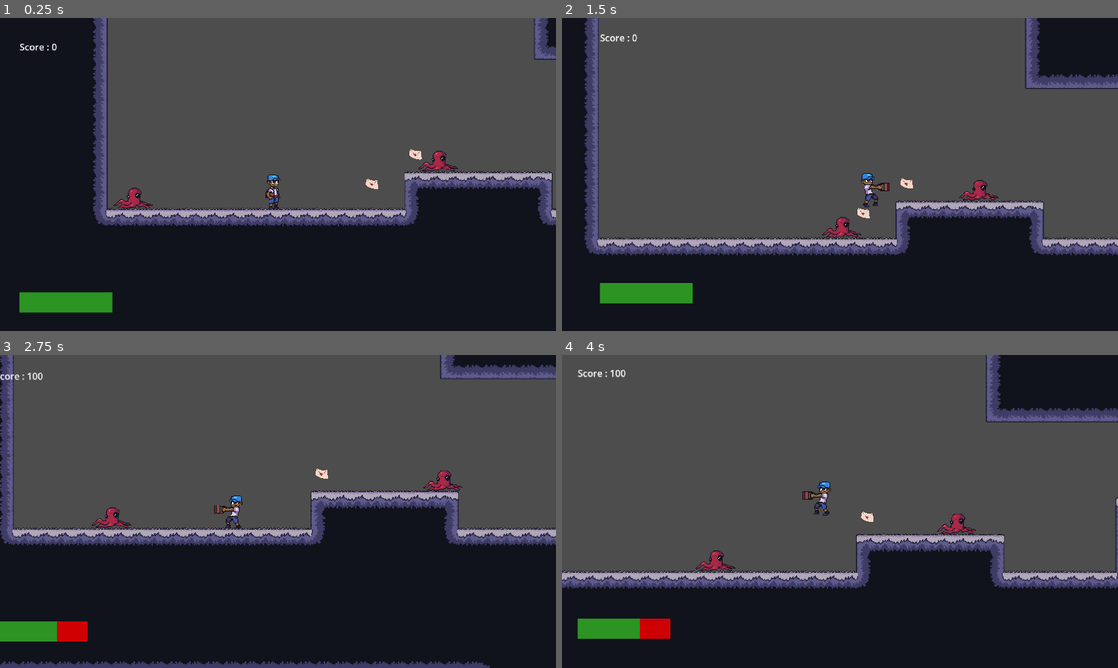
Above: before the commit, frames 1-4 (two rows, left to right).
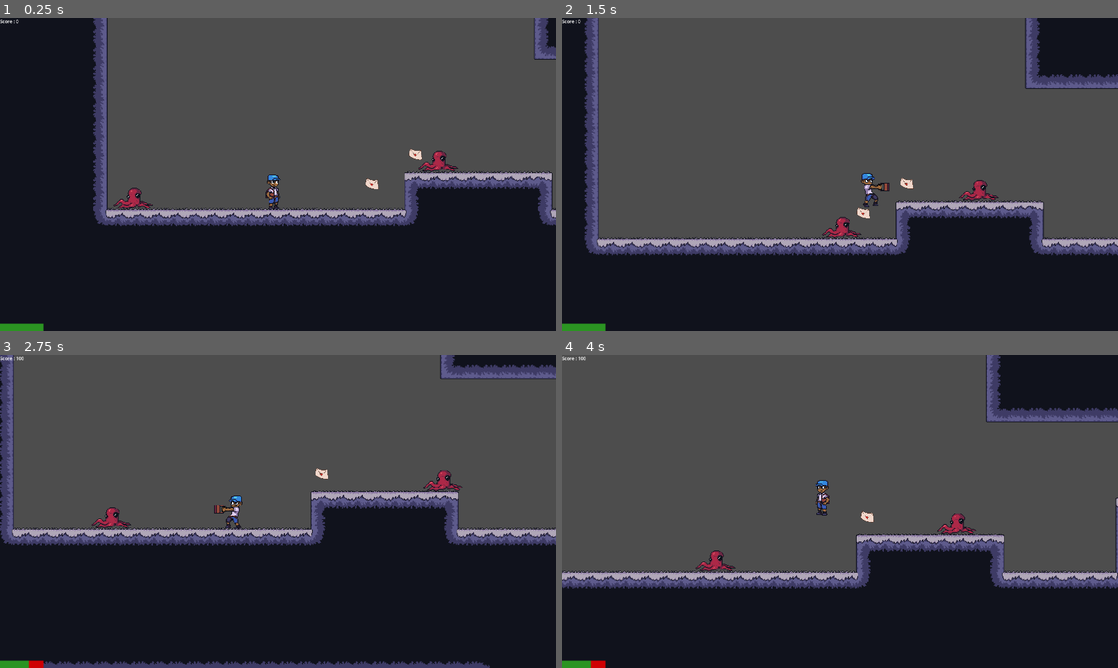
Above: after the commit, the same moments.

Repository: Loaf0/StocktonGameJam2025
Game: Godot game, scene res://Levels/TestLevel/level.tscn
Same seed, same stepped clock (60 frames per second), same inputs: the game is played once before the commit and once after it.
Inputs:
- Up to frame 1 (0.25 s): no input
- Up to frame 2 (1.5 s): hold Z (Attack) 0.53-1.28 s; hold Right (Right) from 0.53 s (still down); tap X (Jump) at 0.77 s; tap C (Run) at 1.35 s
- Up to frame 3 (2.75 s): tap X (Jump) at 1.52 s; release Right (Right) at 2.03 s; hold Left (Left) from 2.03 s (still down); hold Z (Attack) from 2.03 s (still down)
- Up to frame 4 (4 s): release Left (Left) at 2.78 s; release Z (Attack) at 2.78 s; hold Right (Right) from 2.78 s (still down); tap C (Run) at 2.85 s; tap X (Jump) at 3.02, 3.77 s; hold Z (Attack) from 3.53 s (still down)

The runs differ from the first frame. In frame 1, 1.4% of the frame differs, in the area x 0-21%, y 0-100%; in frame 2, 1.4%; in frame 3, 1.3%; in frame 4, 1.7%, in the area x 0-49%, y 0-100%.

Commit message:
seperated UI

Diff:
--- a/Entities/Player/Camera.gd
+++ b/Entities/Player/Camera.gd
@@ -7,8 +7,6 @@
 @export var follow_speed: float = 6.0
 @export var follow_offset: Vector2 = Vector2(20, 0)
 var target_location: Vector2
-@onready var health_bar = $Control/Healthbar
-@onready var score_label = $Control/Label
 
 func _ready() -> void:
 	if !follow_target:
@@ -27,11 +25,6 @@
 	target_location = follow_target.global_position + follow_offset
 	position = position.lerp(target_location, follow_speed * delta)
 
-	score_label.text = "Score : " + str(Global.score)
-
-	if follow_target.has_method("get_health"):
-		health_bar.value = follow_target.get_health()
-
 func find_player_node(node: Node) -> CharacterBody2D:
 	if node is CharacterBody2D:
 		return node
--- a/Entities/Player/Camera.tscn
+++ b/Entities/Player/Camera.tscn
@@ -1,52 +1,9 @@
-[gd_scene load_steps=4 format=3 uid="uid://bgvs4d7hgb1h8"]
+[gd_scene load_steps=2 format=3 uid="uid://bgvs4d7hgb1h8"]
 
 [ext_resource type="Script" uid="uid://dt3wi8llap7ex" path="res://Entities/Player/Camera.gd" id="1_e6e23"]
 
-[sub_resource type="StyleBoxFlat" id="StyleBoxFlat_j23se"]
-bg_color = Color(0.81, 0, 0.0134998, 1)
-
-[sub_resource type="StyleBoxFlat" id="StyleBoxFlat_b28xg"]
-bg_color = Color(0.170617, 0.58, 0.1334, 1)
-
 [node name="Camera" type="Node2D"]
 script = ExtResource("1_e6e23")
-
-[node name="Control" type="Control" parent="."]
-layout_mode = 3
-anchors_preset = 0
-offset_left = -480.0
-offset_top = -270.0
-offset_right = -480.0
-offset_bottom = -270.0
-
-[node name="Label" type="Label" parent="Control"]
-z_index = 100
-layout_mode = 0
-offset_left = 26.0
-offset_top = 24.0
-offset_right = 183.0
-offset_bottom = 68.0
-text = "Score : 0"
-
-[node name="Healthbar" type="ProgressBar" parent="Control"]
-z_index = 100
-layout_mode = 1
-anchors_preset = 15
-anchor_right = 1.0
-anchor_bottom = 1.0
-offset_left = 26.0
-offset_top = 459.0
-offset_right = 186.0
-offset_bottom = 494.0
-grow_horizontal = 2
-grow_vertical = 2
-theme_override_styles/background = SubResource("StyleBoxFlat_j23se")
-theme_override_styles/fill = SubResource("StyleBoxFlat_b28xg")
-max_value = 3.0
-step = 1.0
-value = 2.0
-rounded = true
-show_percentage = false
 
 [node name="Camera2D" type="Camera2D" parent="."]
 zoom = Vector2(2, 2)
--- a/Entities/Player/player.gd
+++ b/Entities/Player/player.gd
@@ -41,7 +41,10 @@
 	var target_speed = (run_speed if is_running else walk_speed) * direction_input
 	var current_acceleration = air_acceleration if not is_on_floor() else acceleration
 	var current_friction = air_friction if not is_on_floor() else friction
+	Global.health = health
 
+	if !anim.is_playing():
+		anim.play("idle")
 	if direction_input:
 		velocity.x = move_toward(velocity.x, target_speed, current_acceleration * delta)
 	else:
@@ -69,7 +72,7 @@
 			is_jumping = false
 
 	if on_wall and not just_wall_jumped:
-		if velocity.y > 0:
+		if velocity.y > 50:
 			if (left_cast.is_colliding() and direction_input < 0) or (right_cast.is_colliding() and direction_input > 0):
 				if not wall_sliding:
 					wall_slide_timer.start()
--- a/Entities/Player/player.tscn
+++ b/Entities/Player/player.tscn
@@ -14,6 +14,37 @@
 [sub_resource type="CapsuleShape2D" id="CapsuleShape2D_2x6ej"]
 radius = 14.0
 height = 56.0
+
+[sub_resource type="Animation" id="Animation_tekja"]
+length = 0.001
+tracks/0/type = "value"
+tracks/0/imported = false
+tracks/0/enabled = true
+tracks/0/path = NodePath("Sprite:frame")
+tracks/0/interp = 1
+tracks/0/loop_wrap = true
+tracks/0/keys = {
+"times": PackedFloat32Array(0),
+"transitions": PackedFloat32Array(1),
+"update": 1,
+"values": [0]
+}
+
+[sub_resource type="Animation" id="Animation_lu8i8"]
+resource_name = "idle"
+loop_mode = 1
+tracks/0/type = "value"
+tracks/0/imported = false
+tracks/0/enabled = true
+tracks/0/path = NodePath("Sprite:frame")
+tracks/0/interp = 1
+tracks/0/loop_wrap = true
+tracks/0/keys = {
+"times": PackedFloat32Array(0),
+"transitions": PackedFloat32Array(1),
+"update": 1,
+"values": [0]
+}
 
 [sub_resource type="Animation" id="Animation_3uyv8"]
 resource_name = "swing"
@@ -42,37 +73,6 @@
 "args": [],
 "method": &"attack_ground"
 }]
-}
-
-[sub_resource type="Animation" id="Animation_lu8i8"]
-resource_name = "idle"
-loop_mode = 1
-tracks/0/type = "value"
-tracks/0/imported = false
-tracks/0/enabled = true
-tracks/0/path = NodePath("Sprite:frame")
-tracks/0/interp = 1
-tracks/0/loop_wrap = true
-tracks/0/keys = {
-"times": PackedFloat32Array(0),
-"transitions": PackedFloat32Array(1),
-"update": 1,
-"values": [0]
-}
-
-[sub_resource type="Animation" id="Animation_tekja"]
-length = 0.001
-tracks/0/type = "value"
-tracks/0/imported = false
-tracks/0/enabled = true
-tracks/0/path = NodePath("Sprite:frame")
-tracks/0/interp = 1
-tracks/0/loop_wrap = true
-tracks/0/keys = {
-"times": PackedFloat32Array(0),
-"transitions": PackedFloat32Array(1),
-"update": 1,
-"values": [0]
 }
 
 [sub_resource type="AnimationLibrary" id="AnimationLibrary_5c2io"]
--- /dev/null
+++ b/Entities/Player/ui.tscn
@@ -0,0 +1,43 @@
+[gd_scene load_steps=4 format=3 uid="uid://jb6fumfk082c"]
+
+[ext_resource type="Script" uid="uid://ddje04ebn6ovs" path="res://ui.gd" id="1_xdotd"]
+
+[sub_resource type="StyleBoxFlat" id="StyleBoxFlat_m0udv"]
+bg_color = Color(0.81, 0, 0.0134998, 1)
+
+[sub_resource type="StyleBoxFlat" id="StyleBoxFlat_2dihi"]
+bg_color = Color(0.170617, 0.58, 0.1334, 1)
+
+[node name="UI" type="CanvasLayer"]
+script = ExtResource("1_xdotd")
+
+[node name="Control" type="Control" parent="."]
+layout_mode = 3
+anchors_preset = 15
+anchor_right = 1.0
+anchor_bottom = 1.0
+grow_horizontal = 2
+grow_vertical = 2
+
+[node name="Score" type="Label" parent="Control"]
+z_index = 100
+offset_right = 323.0
+offset_bottom = 184.0
+text = "Score : 0"
+
+[node name="Healthbar" type="ProgressBar" parent="Control"]
+z_index = 100
+layout_mode = 1
+anchors_preset = 2
+anchor_top = 1.0
+anchor_bottom = 1.0
+offset_top = -25.0
+offset_right = 150.0
+grow_vertical = 0
+theme_override_styles/background = SubResource("StyleBoxFlat_m0udv")
+theme_override_styles/fill = SubResource("StyleBoxFlat_2dihi")
+max_value = 3.0
+step = 1.0
+value = 2.0
+rounded = true
+show_percentage = false
--- a/Global Scripts/Global.gd
+++ b/Global Scripts/Global.gd
@@ -1,6 +1,7 @@
 extends Node
 
 var score = 0
+var health = 3
 
 # Called when the node enters the scene tree for the first time.
 func _ready() -> void:
--- a/Levels/TestLevel/level.tscn
+++ b/Levels/TestLevel/level.tscn
@@ -1,5 +1,6 @@
-[gd_scene load_steps=9 format=4 uid="uid://cu0m63v7pqbwb"]
-
+[gd_scene load_steps=10 format=4 uid="uid://cu0m63v7pqbwb"]
+
+[ext_resource type="PackedScene" uid="uid://jb6fumfk082c" path="res://Entities/Player/ui.tscn" id="1_fomdt"]
 [ext_resource type="PackedScene" uid="uid://bgvs4d7hgb1h8" path="res://Entities/Player/Camera.tscn" id="1_vrtqf"]
 [ext_resource type="PackedScene" uid="uid://dghjnnwt1a7x2" path="res://Entities/Player/player.tscn" id="2_yq830"]
 [ext_resource type="PackedScene" uid="uid://cbr5s3p6b4pp4" path="res://Entities/Enemy/Test Enemy/TestEnemy.tscn" id="3_4nrq0"]
@@ -177,6 +178,8 @@
 
 [node name="Test Level" type="Node2D"]
 
+[node name="UI" parent="." instance=ExtResource("1_fomdt")]
+
 [node name="Camera" parent="." instance=ExtResource("1_vrtqf")]
 
 [node name="Player" parent="." instance=ExtResource("2_yq830")]
--- /dev/null
+++ b/ui.gd
@@ -0,0 +1,12 @@
+extends CanvasLayer
+
+
+@onready var health_bar = $Control/Healthbar
+@onready var score_label = $Control/Score
+
+func _physics_process(delta: float) -> void:
+
+	score_label.text = "Score : " + str(Global.score)
+	health_bar.value = Global.health
+
+	pass
Not shown, added: ui.gd.uid
